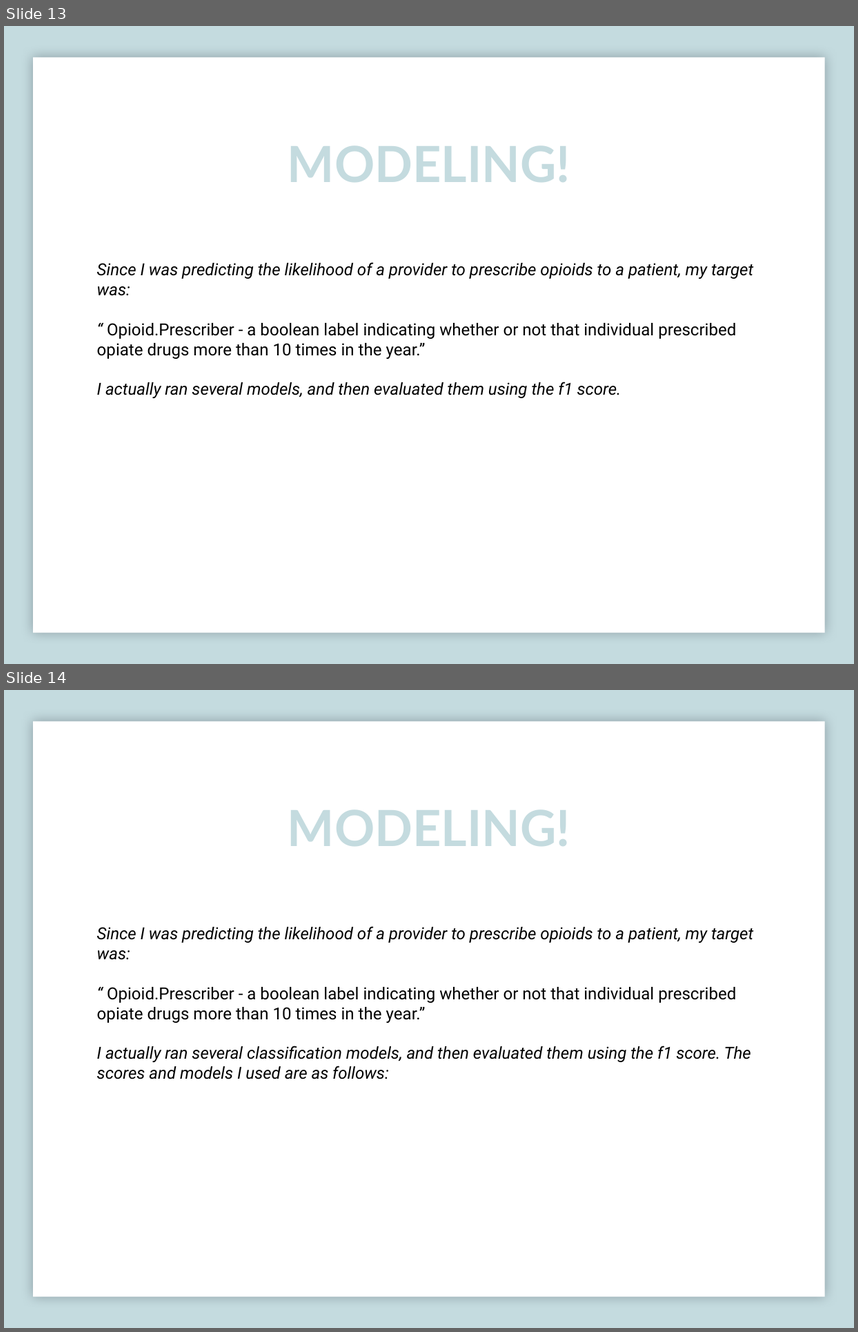
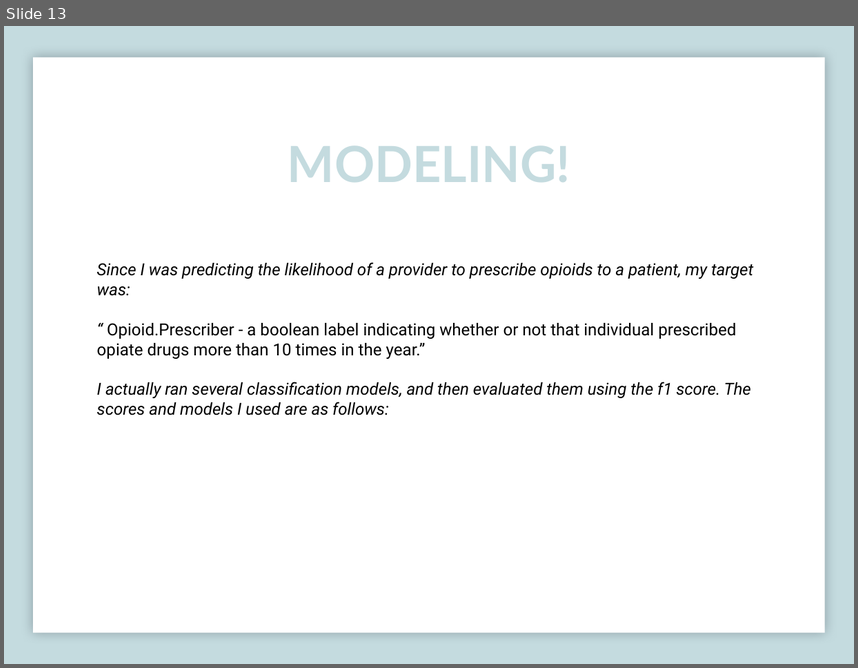
Before and after one commit to rajpatel84/capstone, a slide deck: Capstone.pptx. Shown one above the other, each under a label of ours: slides 13 and 14 before the commit, slide 13 after it. The pictures are 858x1332 and 858x668 pixels, drawn with LibreOffice and Linux fonts; fonts in the diff are those of the drawing. Boxes give left, top, right and bottom in pixels: in the first picture for what was removed or moved away, otherwise in the second. Text is boxed around its words. In the diff, an @@ line names an element or a change of style, - is before the commit and + after.

```diff
--- a/Capstone.pptx
+++ b/Capstone.pptx
@@ slide 13 removed at bbox=[4, 26, 854, 664], background #C4DBDF; not listed: 1 template element that a slide beside it also shows @@
@@ title removed at bbox=[288, 145, 570, 182] @@
-MODELING!
@@ text removed at bbox=[97, 262, 753, 398] @@
-Since I was predicting the likelihood of a provider to prescribe opioids to a patient, my target was:
-“ Opioid.Prescriber - a boolean label indicating whether or not that individual prescribed opiate drugs more than 10 times in the year.”
-I actually ran several models, and then evaluated them using the f1 score.
@@ arrow removed from (429, 568) to (429, 550) @@
@@ what was slide 14 is now slide 13 @@
```
Also in this commit, not shown: 5 slides changed, 1 slide added.
